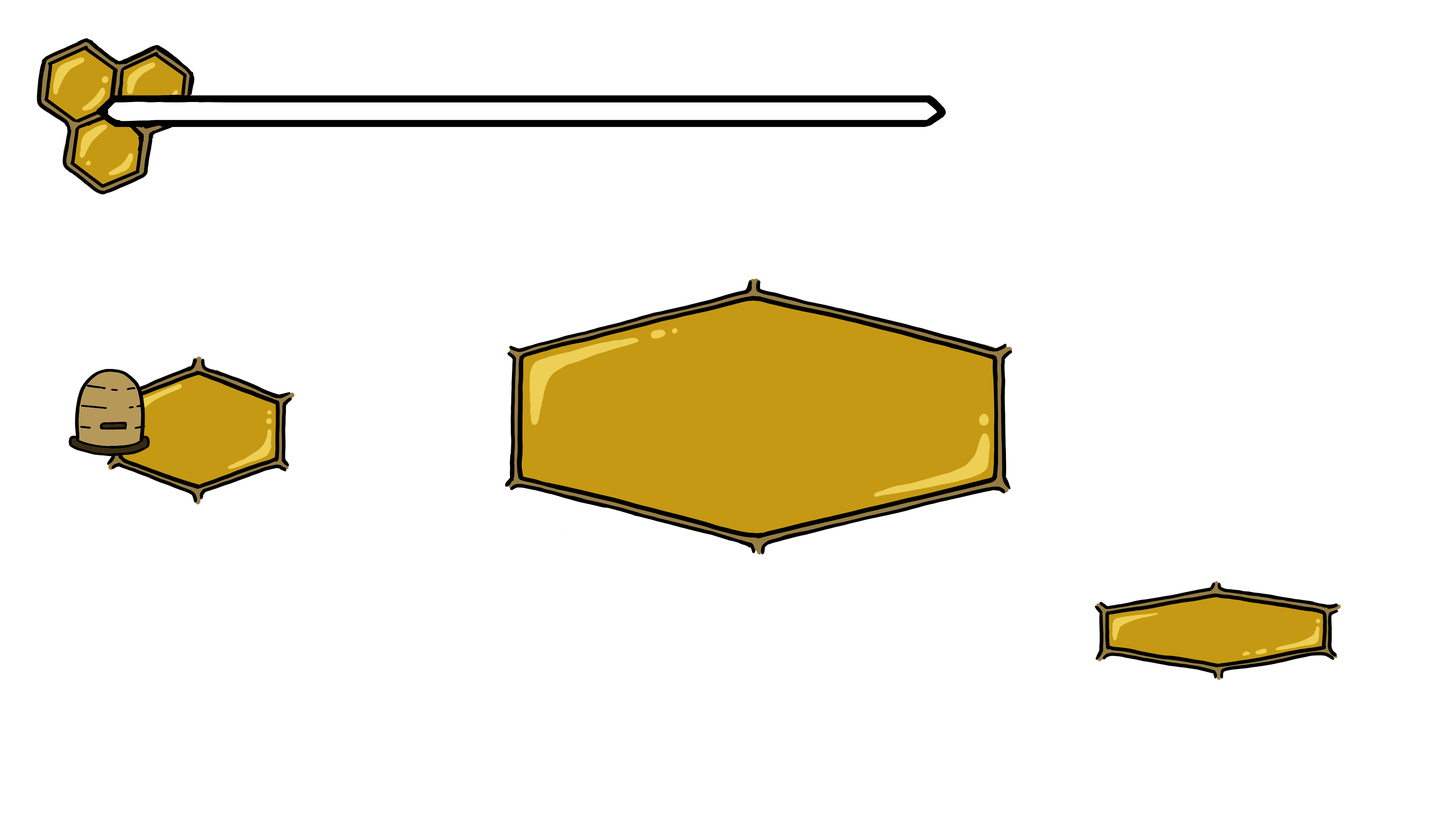
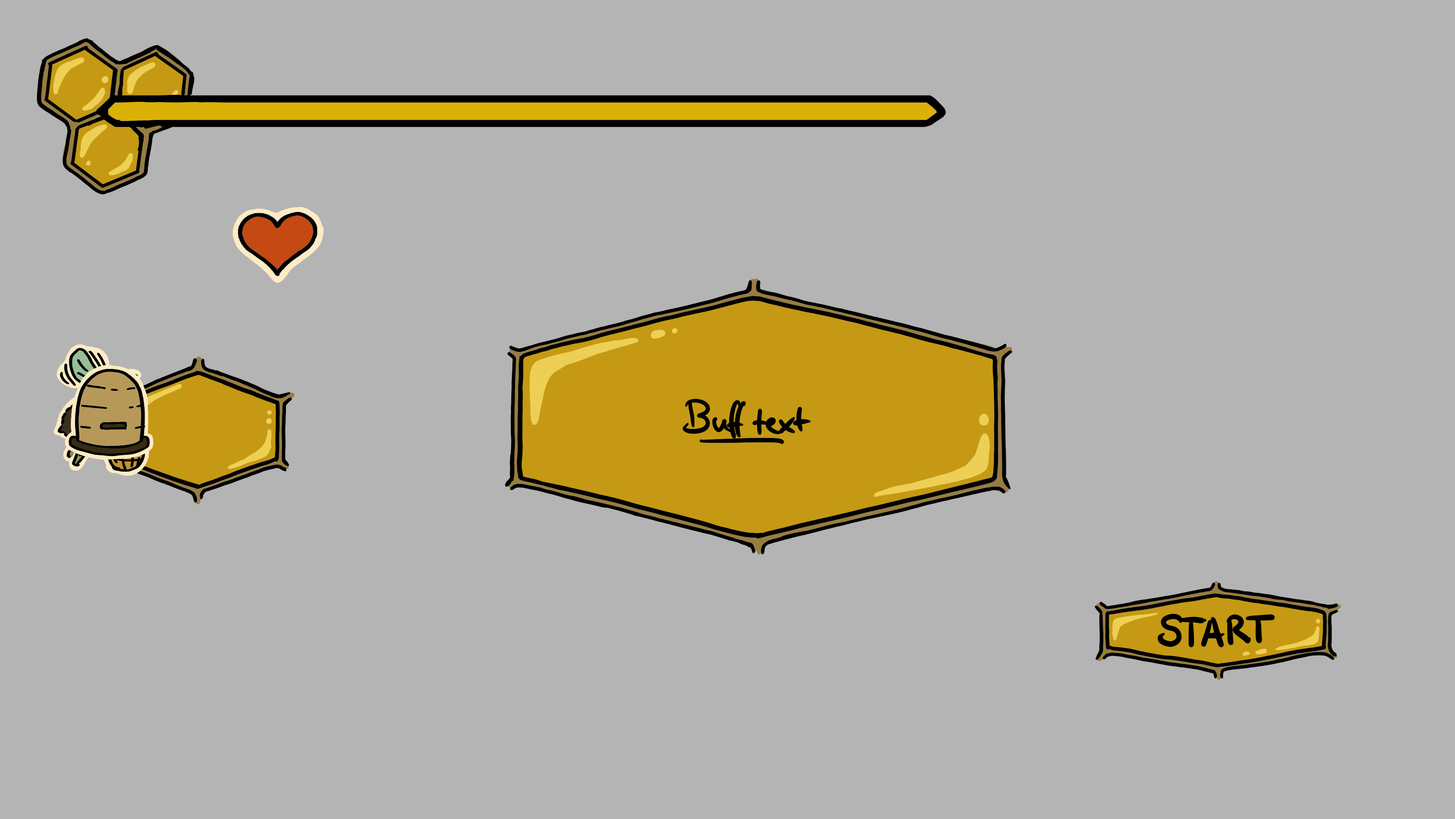
Two versions of the same layered image (1455x819). Layer-by-layer changes:
moved "Layer 3" above "Layer 2", painted on it over [68, 206, 325, 456]
showed "Layer 2" over [682, 398, 1276, 648]
showed "StaminaStrich" over [108, 101, 938, 121]
added layer "Layer 4" above "Layer 1 Copy" over [64, 364, 154, 460]
showed "Layer 1 Copy" over [53, 344, 150, 476]
showed "Paper" over [0, 0, 1455, 819]
